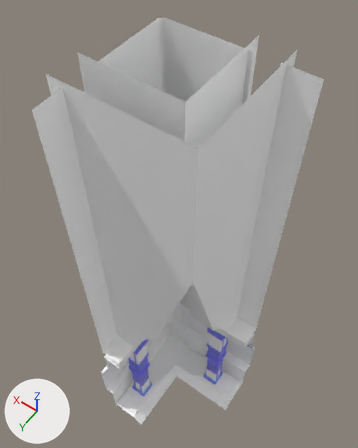
Two versions of the FBX model Assets/Environment/Models/ModularBossroom/TallWallCorner.fbx, one commit apart.
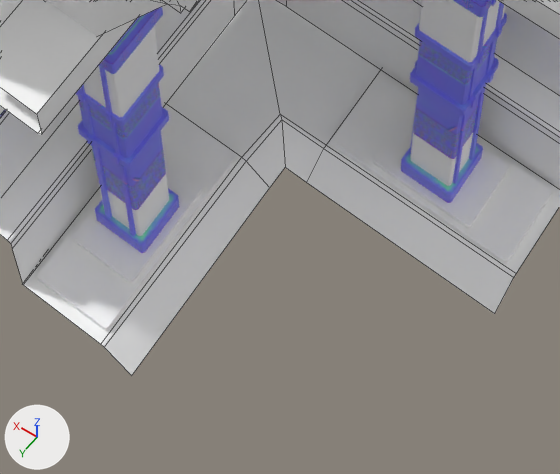
There are two pictures of each version: one whole from a camera (50 mm lens) standing at (15.15, -5.54, 16.03) and looking at (19.25, -11.28, 7.01), one close up on the part from 31% to 67% of the width and 75% to 100% of the height. Lighting does not change. The marker at lower left points along +X, +Y and +Z. The close-ups show mesh edges as thin lines. Where no turn or scale is listed for an object, it has been applied to the vertices.

Names of what the first close-up shows: 'Pillar', 'Pillar2', 'Wall'.
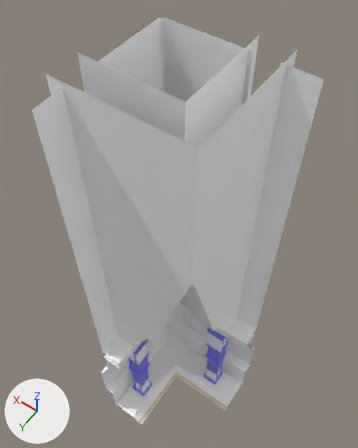
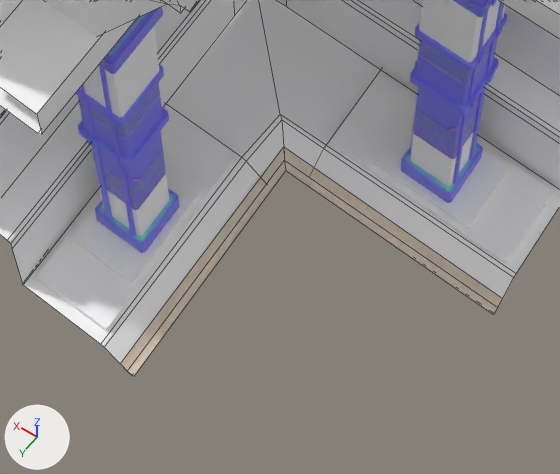
Commit message: meshtape corner

What changed in the scene script:
```text
Add img_plane_lambert1_colour_tif:
    img_plane_lambert1_colour_tif = load_image('plane_lambert1_Colour.tif', '../../Textures/Stone1/Mesh Tape/plane_lambert1_colour.png', 2048, 2048, 'Non-Color')
Add mat_meshtape:
    mat_meshtape = bpy.data.materials.new('Meshtape')
    # uses the picture img_plane_lambert1_colour_tif
Add me_mesh_003:
    me_mesh_003.from_pydata(...)  # 9 vertices, 4 faces; spans x -1.96..0.05, y 0.11..2.11, z -0.06..0.0
    me_mesh_003.materials.append(mat_meshtape)
Add ob_meshtape:
    ob_meshtape = bpy.data.objects.new('meshtape', me_mesh_003)
    ob_meshtape.location = (18.848, -10.724, 0.058)
```

Boxes (x1, y1, x2, y2) around the edits, measured in the close-ups (560 x 474 px):
'meshtape', added: after (120, 147, 502, 376)
